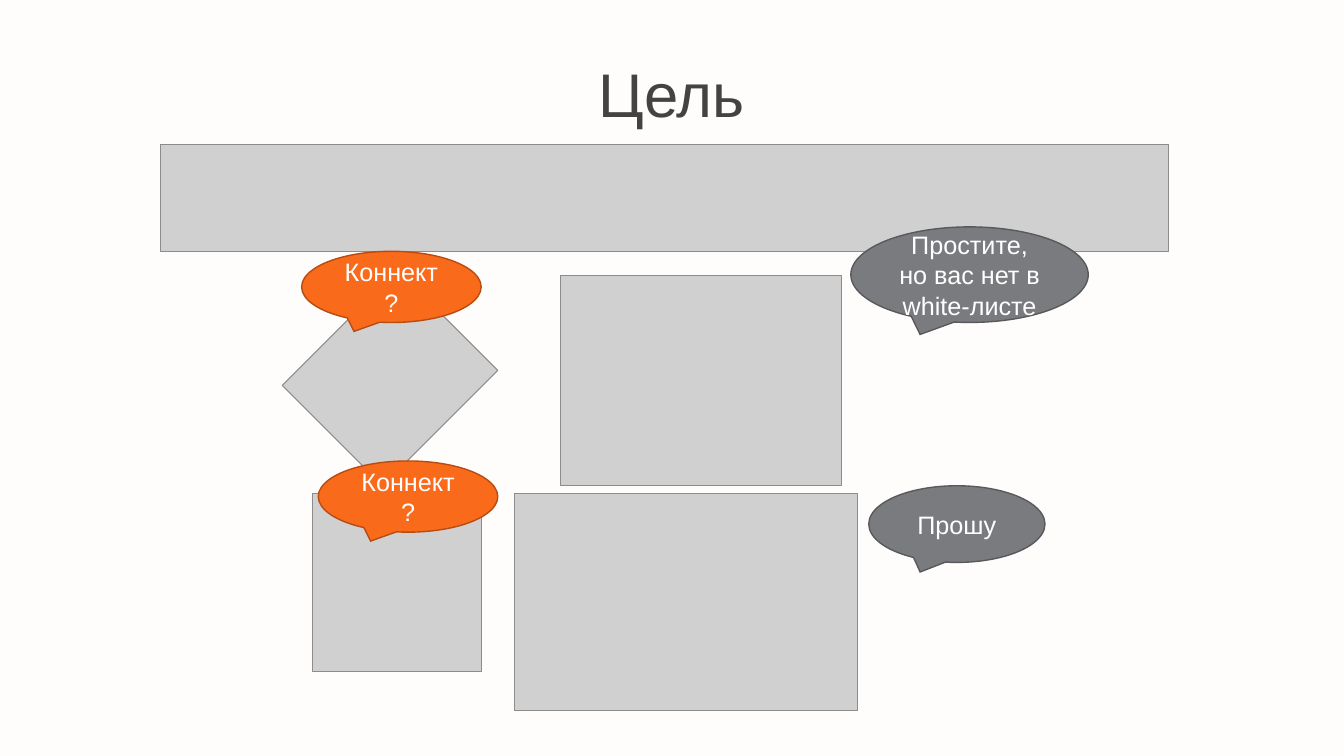
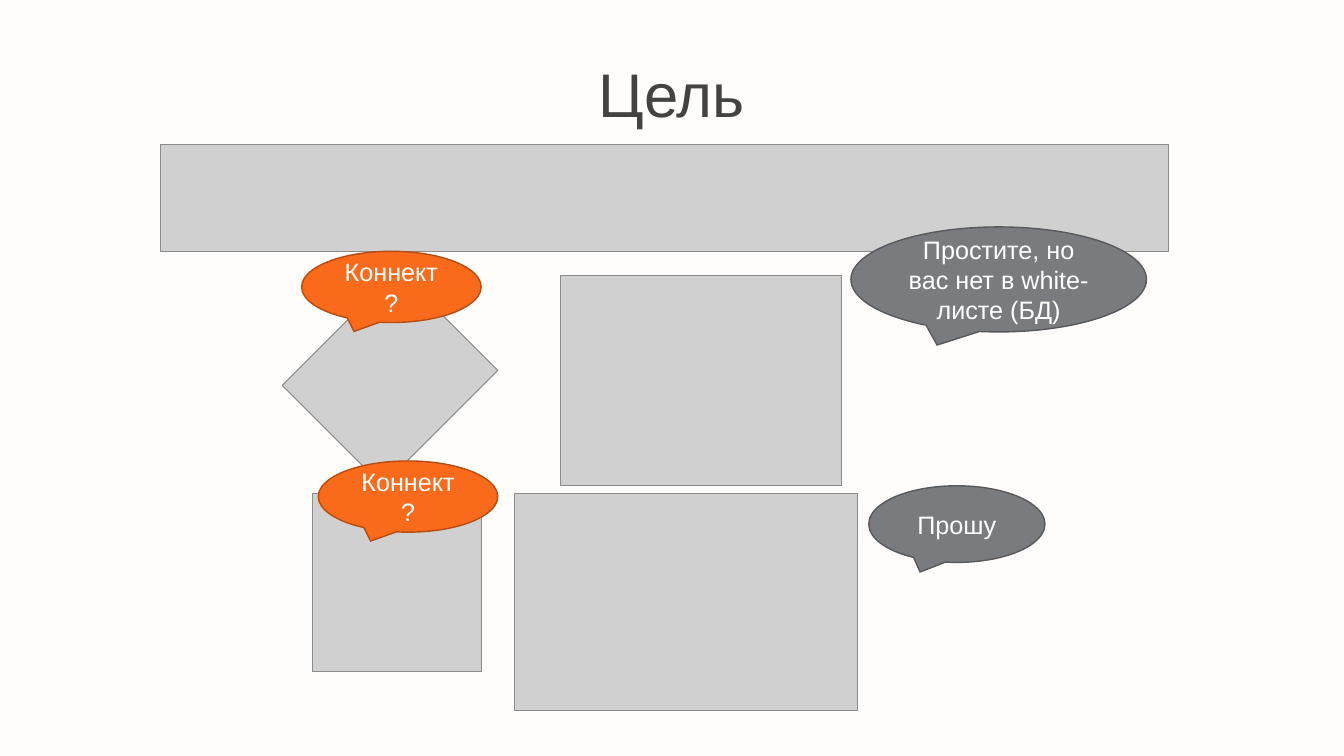
Before and after one commit to alekseisirmais/CPP_PARK, a slide deck: slide 2 of К защите.ppt. Drawn at 1344x756 pixels with LibreOffice and Linux fonts; fonts in the diff are those of the drawing; grey boxes stand for pictures. Boxes give left, top, right and bottom in pixels: in the first picture for what was removed or moved away, otherwise in the second. Text is boxed around its words. In the diff, an @@ line names an element or a change of style, - is before the commit and + after.

```diff
--- a/К защите.ppt
+++ b/К защите.ppt
@@ speech bubble "Простите, но вас нет в ...": place and size @@
-speech bubble "Простите, но вас нет в ..." at <box>850,227,1088,322</box>
+speech bubble "Простите, но вас нет в ..." at <box>850,227,1146,331</box>
@@ text in speech bubble at <box>909,241,1088,324</box>: text changed @@
-Простите, но вас нет в white-листе
+Простите, но вас нет в white-листе (БД)
```
Also in this commit, not shown: 4 other slides changed.
